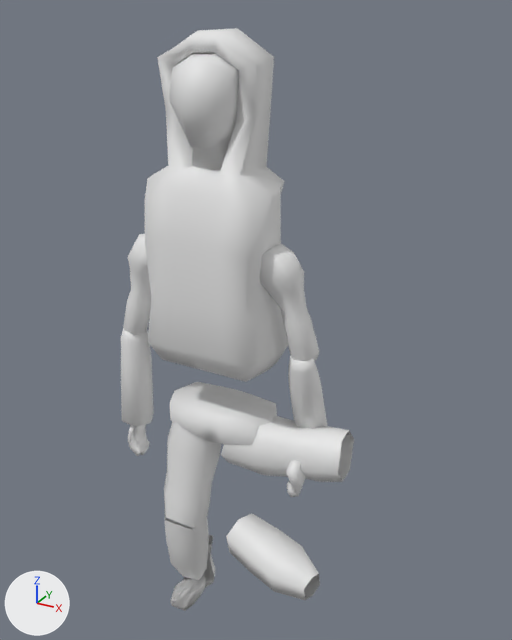
What one commit did to the FBX model cookies/Assets/Models/Characters/player.FBX.
Camera for both pictures: a 50 mm camera at (0.653, -1.274, 1.282) aimed at (-0.003, -0.081, 0.685). Arrows for +X, +Y and +Z are at lower left; the lights stay in place. Materials are left out; every surface is plain grey. Where no turn or scale is listed for an object, it has been applied to the vertices.

Script lines for the objects in view, before the commit:
```python
ob_player_left_bicep = bpy.data.objects.new('player_left_bicep', me_mesh_005)
ob_player_left_bicep.location = (0.104, -0.234, 0.87)
ob_player_left_bicep.rotation_euler = (-3.055, -0.223, 0.0885)  # degrees (-175, -13, 5.1)
ob_player_left_bicep.scale = (-0.01, -0.01, -0.01)
ob_player_left_forearm = bpy.data.objects.new('player_left_forearm', me_mesh_004)
ob_player_left_forearm.location = (0.172, -0.227, 0.694)
ob_player_left_forearm.rotation_euler = (-2.844, -0.0453, 0.0812)  # degrees (-163, -2.6, 4.7)
ob_player_left_forearm.scale = (-0.01, -0.01, -0.01)
ob_player_left_hand = bpy.data.objects.new('player_left_hand', me_mesh_003)
ob_player_left_hand.location = (0.178, -0.254, 0.501)
ob_player_left_shin = bpy.data.objects.new('player_left_shin', me_mesh_011)
ob_player_left_shin.location = (0.059, -0.263, 0.286)
ob_player_left_thigh = bpy.data.objects.new('player_left_thigh', me_mesh_012)
ob_player_left_thigh.location = (0.029, -0.219, 0.481)
ob_player_pelvis = bpy.data.objects.new('player_pelvis', me_mesh_002)
ob_player_pelvis.location = (-0.05, -0.281, 0.651)
ob_player_right_bicep = bpy.data.objects.new('player_right_bicep', me_mesh_008)
ob_player_right_bicep.location = (-0.108, -0.251, 0.856)
ob_player_right_bicep.rotation_euler = (0.0503, -2.87, -0.053)  # degrees (2.9, -164, -3)
ob_player_right_bicep.scale = (-0.01, -0.01, -0.01)
ob_player_right_hand = bpy.data.objects.new('player_right_hand', me_mesh_006)
ob_player_right_hand.location = (-0.185, -0.281, 0.485)
ob_player_right_thigh = bpy.data.objects.new('player_right_thigh', me_mesh_010)
ob_player_right_thigh.location = (-0.066, -0.211, 0.514)
# also in view: 'player_right_shin' at (-0.077, -0.255, 0.202); 'player_torso' at (-0.011, -0.217, 0.957); 'player_right_forearm' at (-0.186, -0.263, 0.592); 'player_head' at (-0.009, -0.254, 1.122); 'player_left_foot' at (-0.066, -0.263, 0.131)
```
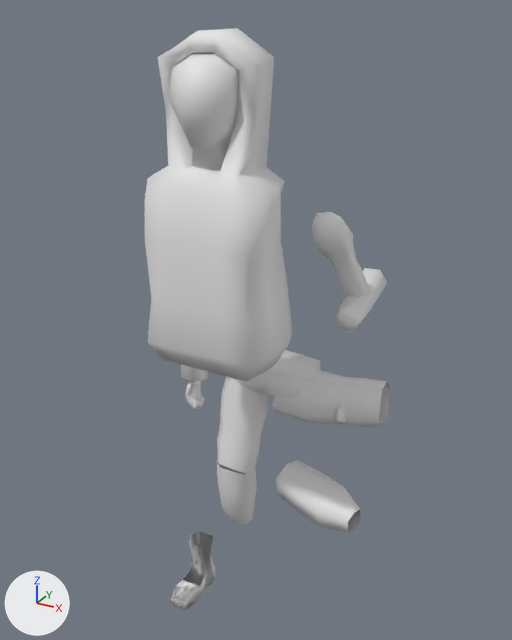
Where the newer file only moved an object's origin or applied its transform, the numbers keep the older frame.

Location of each change, (x1, y1, x2, y2) in pixels of the pictures (512 x 640 px):
'player_left_thigh', moved
    before: (221, 415, 354, 482)
    after: (272, 370, 391, 428)
'player_left_shin', moved
    before: (226, 513, 320, 600)
    after: (276, 460, 361, 533)
'player_right_thigh', moved
    before: (164, 421, 221, 528)
    after: (217, 376, 271, 473)
'player_pelvis', moved
    before: (170, 382, 277, 445)
    after: (229, 350, 321, 396)
'player_left_bicep', reshaped (27% shorter)
    before: (260, 244, 320, 361)
    after: (312, 212, 370, 297)
'player_right_shin', moved
    before: (165, 515, 209, 580)
    after: (217, 455, 257, 525)
'player_left_forearm', reshaped
    before: (288, 356, 327, 429)
    after: (336, 268, 387, 332)
'player_right_forearm', moved
    before: (121, 329, 154, 427)
    after: (181, 365, 208, 383)
'player_right_bicep', moved (not visible afterwards)
    before: (123, 234, 151, 335)
'player_right_hand', moved
    before: (128, 425, 150, 456)
    after: (185, 381, 204, 410)
'player_left_hand', reshaped
    before: (286, 460, 306, 497)
    after: (334, 402, 347, 423)
part 1 of me_mesh_004, deleted
    before: (288, 356, 327, 429)
part 2 of me_mesh_004, added
    after: (336, 268, 387, 332)
part 3 of me_mesh_005, deleted
    before: (260, 244, 320, 361)
part 4 of me_mesh_005, added
    after: (312, 212, 370, 297)
part 5 of me_mesh_003, deleted
    before: (286, 460, 306, 497)
part 6 of me_mesh_003, added
    after: (334, 402, 347, 423)
'player_right_foot', unchanged, uncovered by the edit
    before: (172, 535, 214, 611)
    after: (170, 531, 216, 610)

Edits to the bpy script that builds the scene:
```text
Change me_mesh_005:
    used by ob_player_left_bicep; location = (0.104, -0.234, 0.87); rotation_euler = (-3.055, -0.223, 0.0885), in degrees (-175, -13, 5.1); scale = (-0.01, -0.01, -0.01)
    remove me_mesh_005.from_pydata(...)  # 57 vertices, 53 faces; spans x -6.4..0.7, y -3.1..3.6, z -18.9..3.1
    add me_mesh_005.from_pydata(...)  # 57 vertices, 110 faces; spans x -8.3..-1.2, y 19.4..30.5, z -20.5..1.4
    me_mesh_005 part 3: 57 vertices removed from x -6.4..0.7, y -3.1..3.6, z -18.9..3.1
    me_mesh_005 part 4: 57 vertices added at x -8.3..-1.2, y 19.4..30.5, z -20.5..1.4
Change me_mesh_003:
    used by ob_player_left_hand; location = (0.178, -0.254, 0.501)
    remove me_mesh_003.from_pydata(...)  # 74 vertices, 69 faces; spans x -0.0207..0.0197, y -0.0313..0.031, z -0.0792..0.0036
    add me_mesh_003.from_pydata(...)  # 74 vertices, 144 faces; spans x -0.0251..0.0161, y 0.1979..0.28, z -0.0527..0.0197
    me_mesh_003 part 5: 74 vertices removed from x -0.0207..0.0197, y -0.0313..0.031, z -0.0792..0.0036
    me_mesh_003 part 6: 74 vertices added at x -0.0251..0.0161, y 0.1979..0.28, z -0.0527..0.0197
Change me_mesh_004:
    used by ob_player_left_forearm; location = (0.172, -0.227, 0.694); rotation_euler = (-2.844, -0.0453, 0.0812), in degrees (-163, -2.6, 4.7); scale = (-0.01, -0.01, -0.01)
    remove me_mesh_004.from_pydata(...)  # 36 vertices, 32 faces; spans x -3.2..3.9, y -3.1..3.1, z -19.8..1.2
    add me_mesh_004.from_pydata(...)  # 36 vertices, 68 faces; spans x -5.2..1.8, y 19.1..40.4, z -12.8..-4.3
    me_mesh_004 part 1: 36 vertices removed from x -3.2..3.9, y -3.1..3.1, z -19.8..1.2
    me_mesh_004 part 2: 36 vertices added at x -5.2..1.8, y 19.1..40.4, z -12.8..-4.3
Change ob_player_right_hand:
    ob_player_right_hand.location: (-0.185, -0.281, 0.485) -> (-0.185, -0.064, 0.485)
Change ob_player_left_shin:
    ob_player_left_shin.location: (0.059, -0.263, 0.286) -> (0.059, -0.046, 0.286)
Change ob_player_left_thigh:
    ob_player_left_thigh.location: (0.029, -0.219, 0.481) -> (0.029, -0.002, 0.481)
Change ob_player_right_thigh:
    ob_player_right_thigh.location: (-0.066, -0.211, 0.514) -> (-0.066, 0.006, 0.514)
Change ob_player_right_bicep:
    ob_player_right_bicep.location: (-0.108, -0.251, 0.856) -> (-0.108, -0.034, 0.856)
Change ob_player_pelvis:
    ob_player_pelvis.location: (-0.05, -0.281, 0.651) -> (-0.05, -0.064, 0.651)
Change ob_player_right_shin:
    ob_player_right_shin.location: (-0.074, -0.271, 0.295) -> (-0.074, -0.053, 0.295)
Change ob_player_right_forearm:
    ob_player_right_forearm.location: (-0.183, -0.257, 0.684) -> (-0.183, -0.04, 0.684)
```
